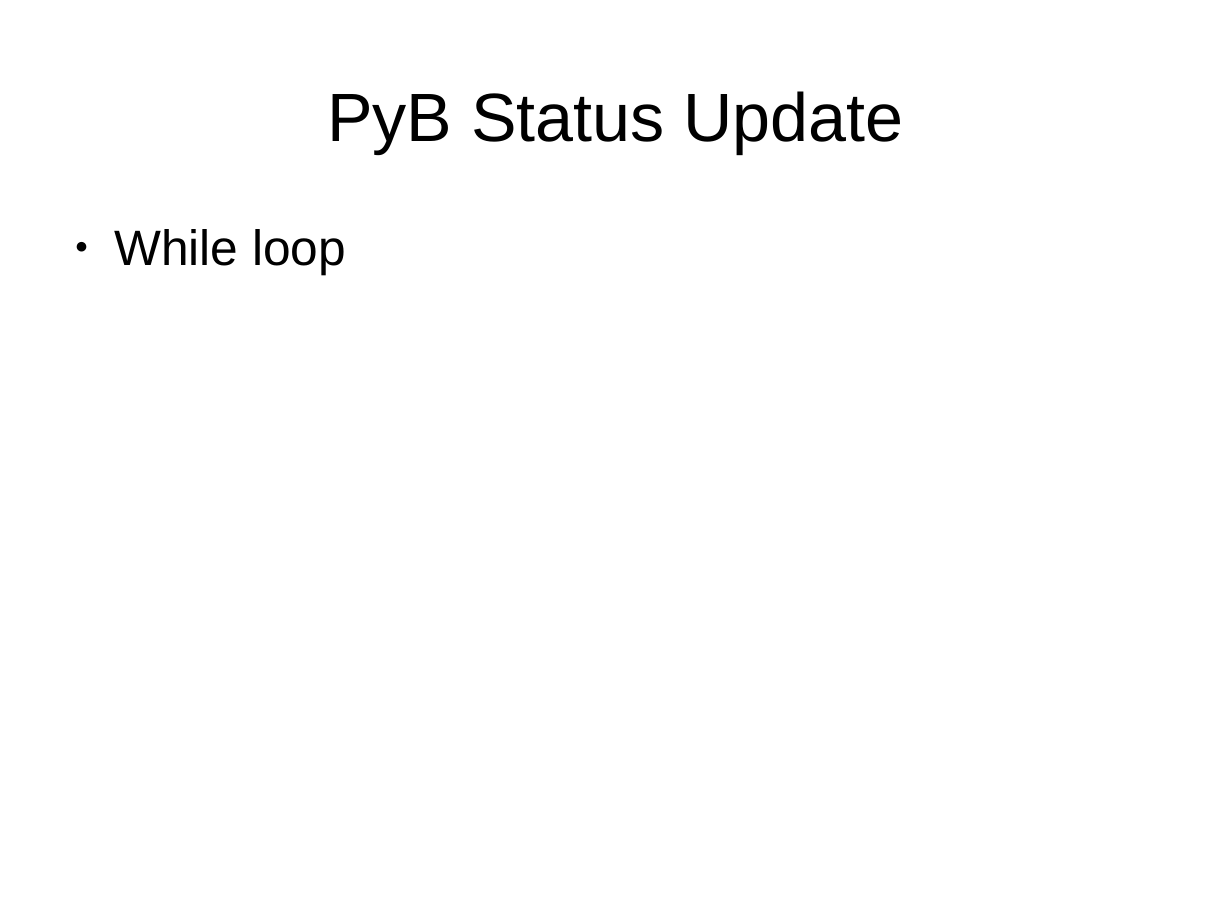
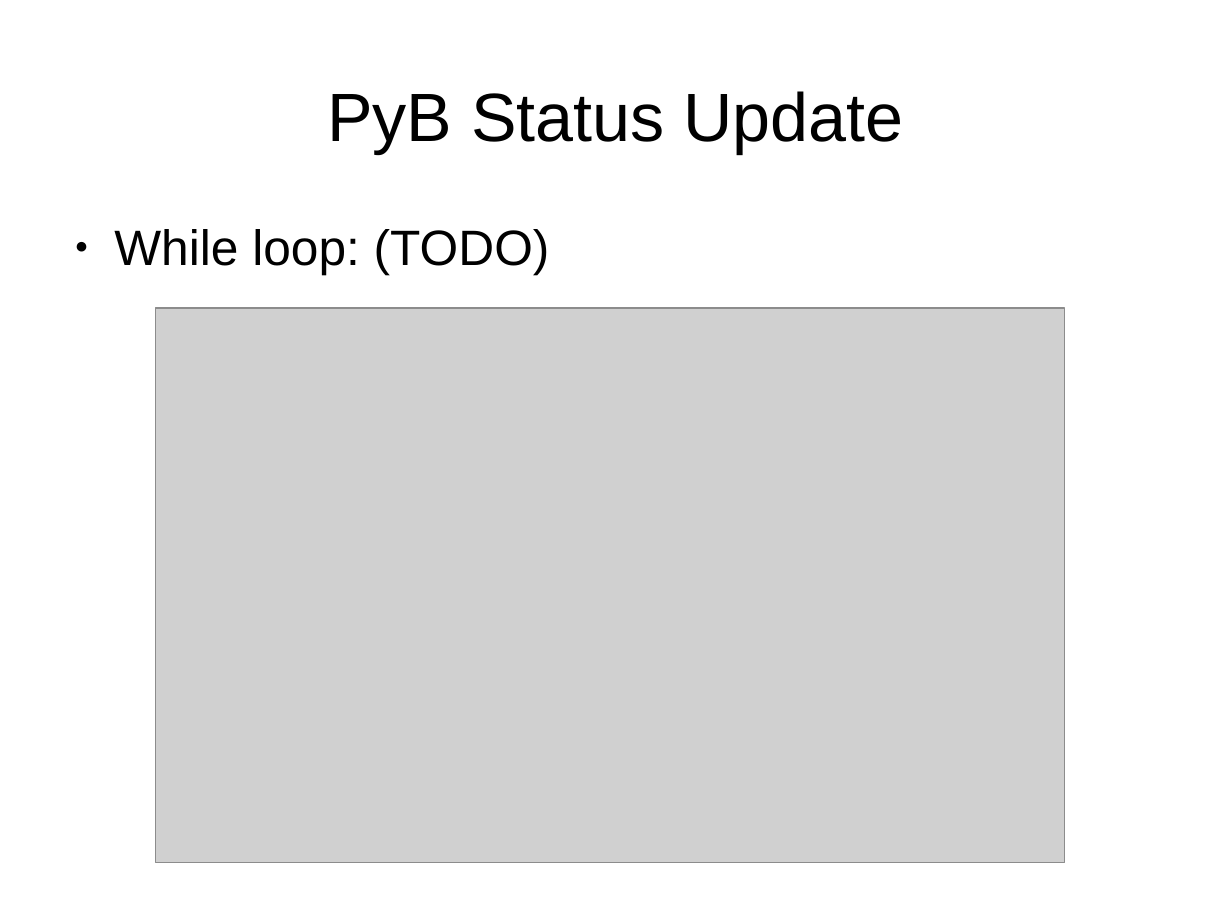
Before and after one commit to hhu-stups/pyB, a slide deck: slide 6 of slides/pyBUpdate.odp (slide 5 before the commit). Drawn at 1232x924 pixels with LibreOffice and Linux fonts; fonts in the diff are those of the drawing; grey boxes stand for pictures. Boxes give left, top, right and bottom in pixels: in the first picture for what was removed or moved away, otherwise in the second. Text is boxed around its words. In the diff, an @@ line names an element or a change of style, - is before the commit and + after.

```diff
--- a/slides/pyBUpdate.odp
+++ b/slides/pyBUpdate.odp
@@ text at box(114, 229, 550, 275): text changed @@
-● While loop
+● While loop: (TODO)
@@ picture added at box(155, 309, 1065, 863) @@
```
Also in this commit, not shown: 4 other slides changed, 2 slides added, 2 other files.
